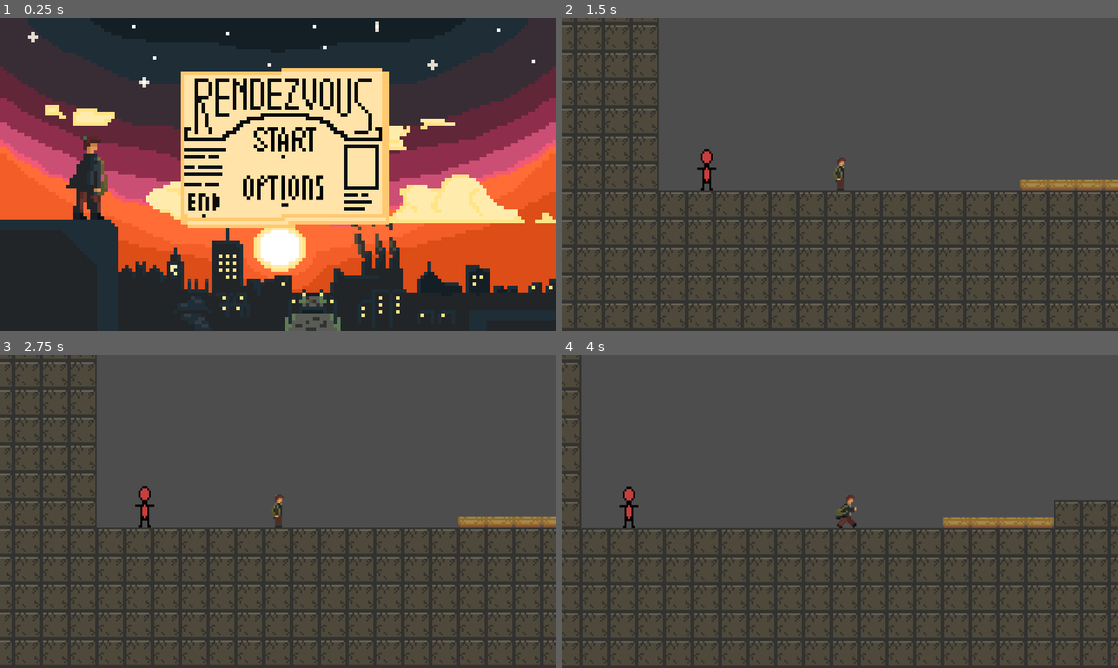
Above: before the commit, frames 1-4 (two rows, left to right).
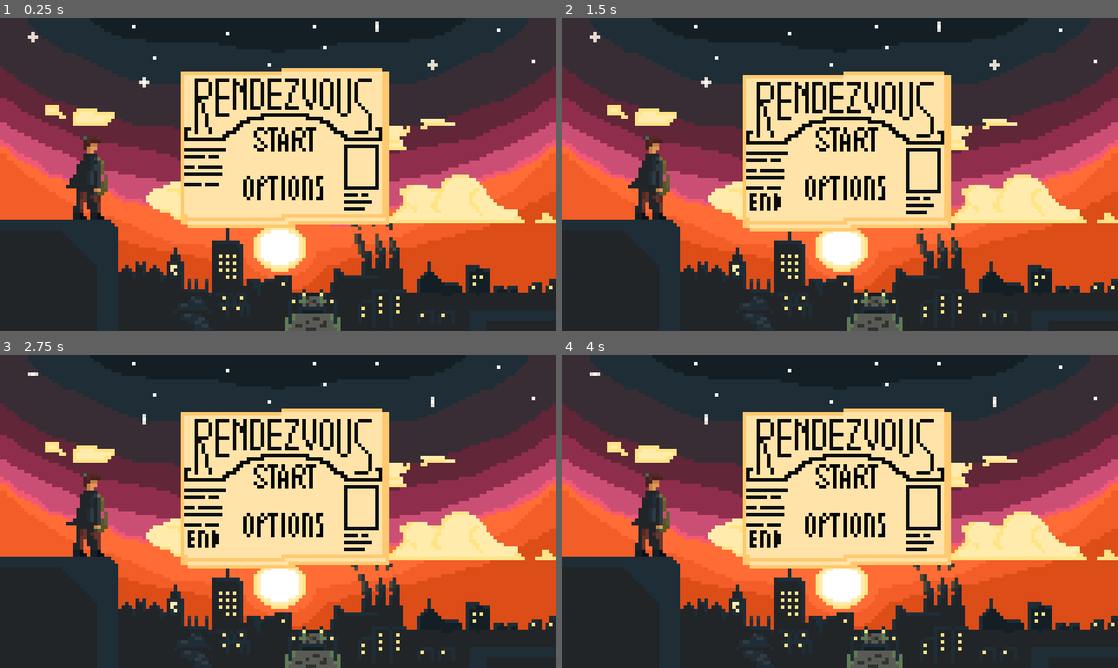
Above: after the commit, the same moments.

Repository: Zach9123/L1-Digital
Game: Godot game, scene res://Scenes/Main_Menu.tscn
The game is run twice, just before and just after one commit, with the same random seed, the same clock (stepped at 60 frames per second) and the same inputs.
Inputs (mouse positions are in pixels of both pictures, inside the frame that each line leads up to):
- Up to frame 1 (0.25 s): no input
- Up to frame 2 (1.5 s): click (845, 187) at 0.52 s; click (845, 140) at 1.27 s
- Up to frame 3 (2.75 s): click (283, 477) at 2.02 s
- Up to frame 4 (4 s): click (845, 477) at 2.77 s; hold Right (ui_right) from 3.53 s (still down); tap Z (dash) at 3.6 s; tap Up (ui_up) at 3.77 s

The runs differ from the first frame. In frame 1, 0.3% of the frame differs, in the area x 33-59%, y 43-64%; in frame 2, 92%; in frame 3, 92%; in frame 4, 94%, in the area x 0-100%, y 0-100%.

Commit message:
V2.13
Continued work on main menu.

Diff:
--- a/Rendezvous/Scenes/Main_Menu.tscn
+++ b/Rendezvous/Scenes/Main_Menu.tscn
@@ -5,15 +5,6 @@
 [ext_resource type="Texture2D" uid="uid://1u480x60vbbj" path="res://sprites/rendezvous_paper_titleV2.png" id="3_xvotp"]
 [ext_resource type="Texture2D" uid="uid://76idxjgcp63g" path="res://sprites/start_buttonV1.png" id="4_00u4r"]
 [ext_resource type="Texture2D" uid="uid://dpguoa7rpan8r" path="res://sprites/option_buttonV1.png" id="5_anlgx"]
-[ext_resource type="Texture2D" uid="uid://c4rnmuhwc4ly8" path="res://sprites/Endbutton.png" id="6_1edw4"]
-
-[sub_resource type="Animation" id="Animation_anlgx"]
-resource_name = "hover"
-
-[sub_resource type="AnimationLibrary" id="AnimationLibrary_xvotp"]
-_data = {
-&"hover": SubResource("Animation_anlgx")
-}
 
 [sub_resource type="AtlasTexture" id="AtlasTexture_b7rmo"]
 atlas = ExtResource("2_rmbjf")
@@ -190,7 +181,7 @@
 atlas = ExtResource("5_anlgx")
 region = Rect2(0, 1344, 448, 448)
 
-[sub_resource type="SpriteFrames" id="SpriteFrames_my4yw"]
+[sub_resource type="SpriteFrames" id="SpriteFrames_b7rmo"]
 animations = [{
 "frames": [{
 "duration": 1.0,
@@ -223,7 +214,7 @@
 "duration": 1.0,
 "texture": SubResource("AtlasTexture_akrlg")
 }],
-"loop": 0,
+"loop": 1,
 "name": &"default",
 "speed": 5.0
 }]
@@ -268,7 +259,7 @@
 atlas = ExtResource("4_00u4r")
 region = Rect2(0, 1344, 448, 448)
 
-[sub_resource type="SpriteFrames" id="SpriteFrames_c36lj"]
+[sub_resource type="SpriteFrames" id="SpriteFrames_00u4r"]
 animations = [{
 "frames": [{
 "duration": 1.0,
@@ -301,56 +292,28 @@
 "duration": 1.0,
 "texture": SubResource("AtlasTexture_u2ek0")
 }],
-"loop": 0,
-"name": &"default",
-"speed": 6.0
-}]
-
-[sub_resource type="AtlasTexture" id="AtlasTexture_3d000"]
-atlas = ExtResource("6_1edw4")
-region = Rect2(0, 0, 224, 224)
-
-[sub_resource type="AtlasTexture" id="AtlasTexture_ww33e"]
-atlas = ExtResource("6_1edw4")
-region = Rect2(224, 0, 224, 224)
-
-[sub_resource type="AtlasTexture" id="AtlasTexture_ckybc"]
-atlas = ExtResource("6_1edw4")
-region = Rect2(0, 224, 224, 224)
-
-[sub_resource type="AtlasTexture" id="AtlasTexture_q1hx3"]
-atlas = ExtResource("6_1edw4")
-region = Rect2(224, 224, 224, 224)
-
-[sub_resource type="AtlasTexture" id="AtlasTexture_g76vq"]
-atlas = ExtResource("6_1edw4")
-region = Rect2(0, 448, 224, 224)
-
-[sub_resource type="SpriteFrames" id="SpriteFrames_oxswf"]
-animations = [{
-"frames": [{
-"duration": 1.0,
-"texture": SubResource("AtlasTexture_3d000")
-}, {
-"duration": 1.0,
-"texture": SubResource("AtlasTexture_ww33e")
-}, {
-"duration": 1.0,
-"texture": SubResource("AtlasTexture_ckybc")
-}, {
-"duration": 1.0,
-"texture": SubResource("AtlasTexture_q1hx3")
-}, {
-"duration": 1.0,
-"texture": SubResource("AtlasTexture_g76vq")
-}],
-"loop": 0,
+"loop": 1,
 "name": &"default",
 "speed": 5.0
 }]
 
 [node name="Main_Menu" type="Node2D" unique_id=977678936]
 script = ExtResource("1_c4tk2")
+
+[node name="Background" type="AnimatedSprite2D" parent="." unique_id=61903099]
+texture_filter = 1
+position = Vector2(560, 315)
+sprite_frames = SubResource("SpriteFrames_pr1l4")
+autoplay = "default"
+frame_progress = 0.3117461
+
+[node name="Main Menu" type="AnimatedSprite2D" parent="." unique_id=1169582809]
+texture_filter = 1
+position = Vector2(574, 290)
+sprite_frames = SubResource("SpriteFrames_fu2oi")
+autoplay = "default"
+frame = 8
+frame_progress = 1.0
 
 [node name="Button_Manager" type="Control" parent="." unique_id=1704020457]
 layout_mode = 3
@@ -358,43 +321,26 @@
 offset_right = 40.0
 offset_bottom = 40.0
 
-[node name="Start2" type="Button" parent="Button_Manager" unique_id=2087259212]
+[node name="OptionsButton" type="TextureButton" parent="Button_Manager" unique_id=2104968306]
 layout_mode = 0
-offset_left = 509.0
-offset_top = 221.0
-offset_right = 635.0
-offset_bottom = 270.0
-pivot_offset = Vector2(161, 84)
-
-[node name="AnimationPlayer" type="AnimationPlayer" parent="Button_Manager/Start2" unique_id=1861126484]
-libraries/ = SubResource("AnimationLibrary_xvotp")
-
-[node name="Background" type="AnimatedSprite2D" parent="." unique_id=61903099]
-position = Vector2(560, 315)
-sprite_frames = SubResource("SpriteFrames_pr1l4")
-autoplay = "default"
-frame_progress = 0.3117461
-
-[node name="Main Menu" type="AnimatedSprite2D" parent="." unique_id=1169582809]
-position = Vector2(574, 290)
-sprite_frames = SubResource("SpriteFrames_fu2oi")
-autoplay = "default"
-frame = 8
-frame_progress = 1.0
-
-[node name="Options" type="AnimatedSprite2D" parent="." unique_id=472948588]
-position = Vector2(574, 345)
-sprite_frames = SubResource("SpriteFrames_my4yw")
-autoplay = "default"
-
-[node name="Start" type="AnimatedSprite2D" parent="." unique_id=2101840295]
-position = Vector2(574, 248)
-sprite_frames = SubResource("SpriteFrames_c36lj")
-autoplay = "default"
-
-[node name="End" type="AnimatedSprite2D" parent="." unique_id=1585040434]
-position = Vector2(414, 374)
-sprite_frames = SubResource("SpriteFrames_oxswf")
-autoplay = "default"
-
-[connection signal="pressed" from="Button_Manager/Start2" to="." method="_on_start_pressed"]
+offset_left = 490.0
+offset_top = 318.0
+offset_right = 651.0
+offset_bottom = 367.0
+
+[node name="Options" type="AnimatedSprite2D" parent="Button_Manager/OptionsButton" unique_id=402531128]
+texture_filter = 1
+position = Vector2(84, 28)
+sprite_frames = SubResource("SpriteFrames_b7rmo")
+
+[node name="StartButton" type="TextureButton" parent="Button_Manager" unique_id=785440382]
+layout_mode = 0
+offset_left = 510.0
+offset_top = 220.0
+offset_right = 637.0
+offset_bottom = 269.0
+
+[node name="Start" type="AnimatedSprite2D" parent="Button_Manager/StartButton" unique_id=1724593919]
+texture_filter = 1
+position = Vector2(64, 28)
+sprite_frames = SubResource("SpriteFrames_00u4r")
